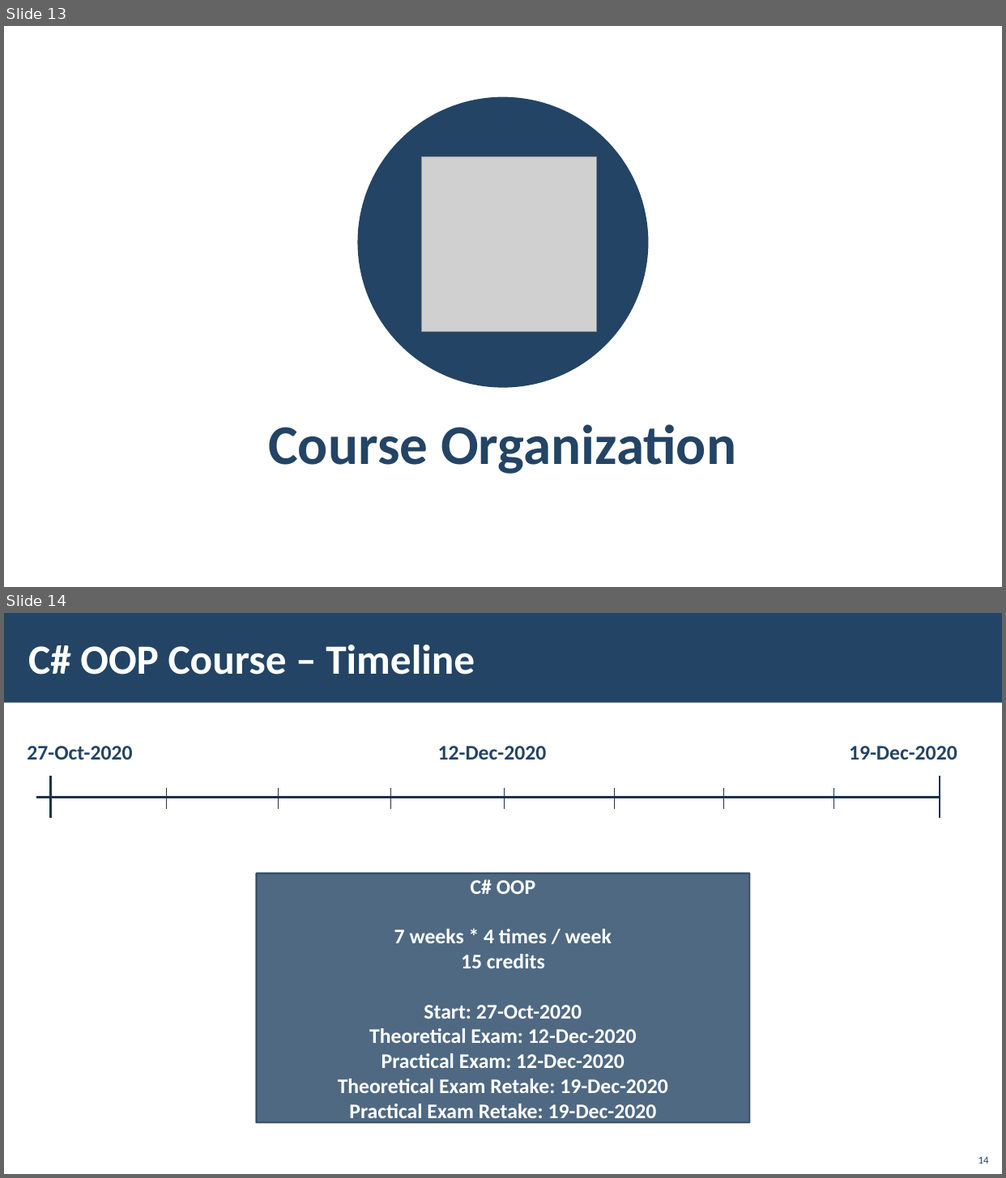
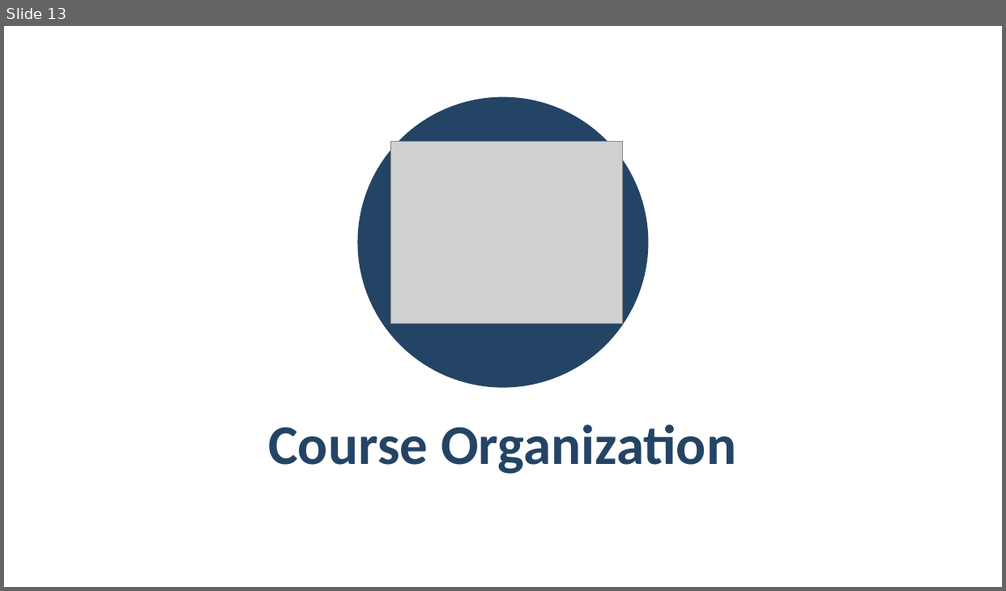
Before and after one commit to ErayErol/Software-University-Courses, a slide deck: NOT START - 2021.01 - [ JS Back End ]/00 - [ Course Introduction ]/Presentation.pptx. Shown one above the other, each under a label of ours: slides 13 and 14 before the commit, slide 13 after it. The pictures are 1006x1178 and 1006x591 pixels, drawn with LibreOffice and Linux fonts; fonts in the diff are those of the drawing; grey boxes stand for pictures; background and template pictures are left out. Boxes give left, top, right and bottom in pixels: in the first picture for what was removed or moved away, otherwise in the second. Text is boxed around its words. In the diff, an @@ line names an element or a change of style, - is before the commit and + after.

```diff
--- a/NOT START - 2021.01 - [ JS Back End ]/00 - [ Course Introduction ]/Presentation.pptx
+++ b/NOT START - 2021.01 - [ JS Back End ]/00 - [ Course Introduction ]/Presentation.pptx
@@ slide 14 removed at [4,613,1002,1174], background picture (left out) @@
@@ rectangle removed at [4,613,1002,703] @@
@@ title removed at [28,645,475,675] @@
-C# OOP Course – Timeline
@@ text removed at [27,746,132,760] @@
-27-Oct-2020
@@ text removed at [438,746,547,760] @@
-12-Dec-2020
@@ text removed at [849,746,957,760] @@
-19-Dec-2020
@@ line removed from (50, 776) to (50, 818) @@
@@ line removed from (940, 776) to (940, 818) @@
@@ line removed from (36, 797) to (940, 797) @@
@@ line removed from (167, 788) to (167, 809) @@
@@ line removed from (279, 788) to (279, 809) @@
@@ line removed from (391, 788) to (391, 809) @@
@@ line removed from (504, 788) to (504, 809) @@
@@ line removed from (614, 788) to (614, 809) @@
@@ line removed from (724, 788) to (724, 809) @@
@@ line removed from (834, 788) to (834, 809) @@
@@ rectangle removed at [256,874,750,1123] @@
-C# OOP
-7 weeks * 4 times / week
-15 credits
-Start: 27-Oct-2020
-Theoretical Exam: 12-Dec-2020
-Practical Exam: 12-Dec-2020
-Theoretical Exam Retake: 19-Dec-2020
-Practical Exam Retake: 19-Dec-2020
@@ page number removed at [978,1157,989,1164] @@
-14
@@ slide 13 changed as well @@
@@ picture: place and size @@
-picture at [422,157,596,331]
+picture at [391,141,623,324]
```
Also in this commit, not shown: 11 other slides changed, 10 slides added, 8 other slides removed, 16 other files.
